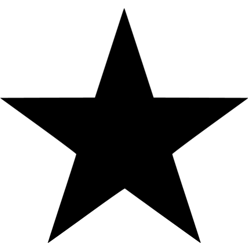
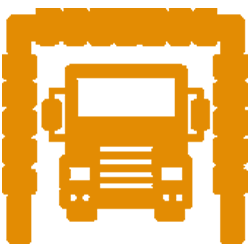
Comparing the layer stacks of the two 250 x 250 images. Changes:
added layer "Layer 2" above "Star" over (2, 8, 248, 244)
hid "Star" over (0, 8, 248, 243)
